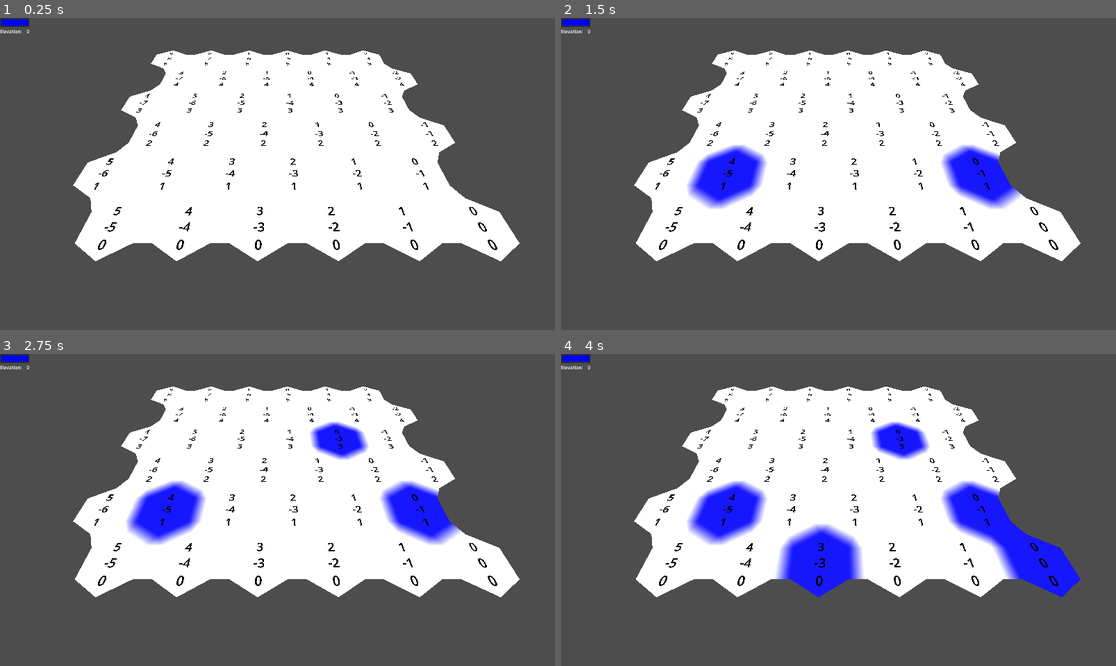
Above: before the commit, frames 1-4 (two rows, left to right).
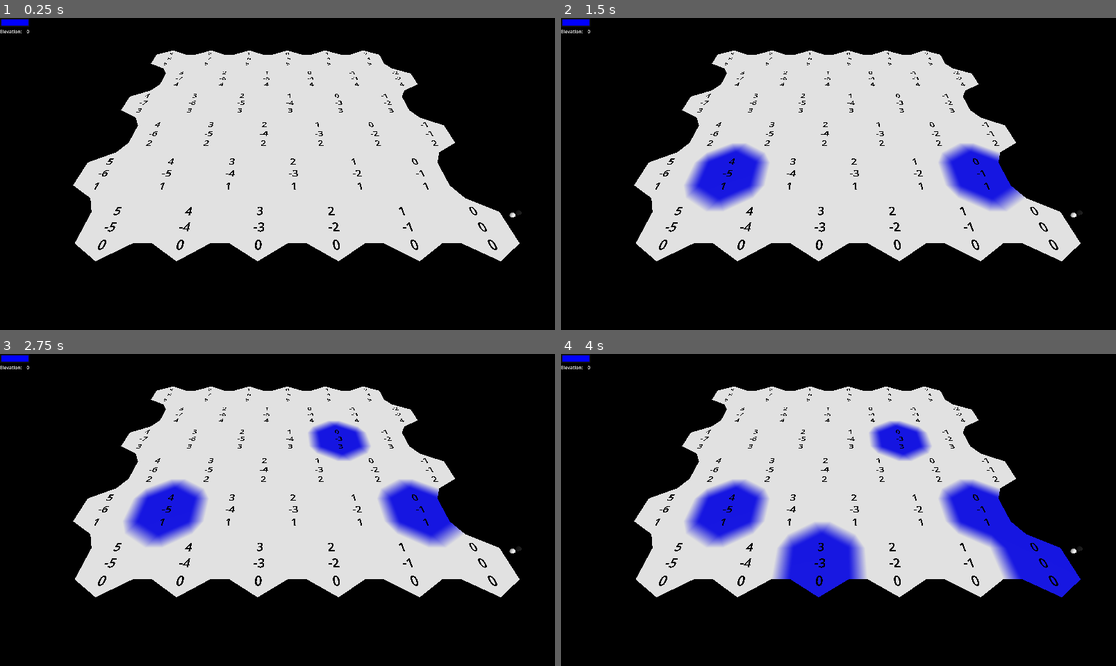
Above: after the commit, the same moments.

Repository: EricSmith3542/godot-hex-grid
Game: Godot game, scene res://node_3d.tscn
The game is run twice, just before and just after one commit, with the same random seed, the same clock (stepped at 60 frames per second) and the same inputs.
Inputs (mouse positions are in pixels of both pictures, inside the frame that each line leads up to):
- Up to frame 1 (0.25 s): no input
- Up to frame 2 (1.5 s): tap Enter at 0.5 s; move the mouse to (960, 158) at 0.52 s; click (960, 158) at 0.67 s; tap Space at 1.25 s; move the mouse to (727, 189) at 1.27 s; click (727, 189) at 1.42 s
- Up to frame 3 (2.75 s): tap Enter at 2 s; move the mouse to (333, 441) at 2.02 s; click (333, 441) at 2.17 s
- Up to frame 4 (4 s): tap Space at 2.75 s; move the mouse to (810, 572) at 2.77 s; click (810, 572) at 2.92 s; tap Enter at 3.5 s; move the mouse to (1005, 556) at 3.52 s; click (1005, 556) at 3.67 s

The runs differ from the first frame. In frame 1, 99% of the frame differs, in the area x 0-100%, y 0-100%; in frame 2, 99%; in frame 3, 99%; in frame 4, 99%.

Commit message:
Cleanup + guide spheres for lighting help

Diff:
--- /dev/null
+++ b/guide_spheres.tscn
@@ -0,0 +1,29 @@
+[gd_scene format=3 uid="uid://bnoaacswo7013"]
+
+[sub_resource type="StandardMaterial3D" id="StandardMaterial3D_etyqp"]
+
+[sub_resource type="SphereMesh" id="SphereMesh_d26ew"]
+
+[sub_resource type="StandardMaterial3D" id="StandardMaterial3D_yodro"]
+albedo_color = Color(0.011087579, 0.011087578, 0.01108758, 1)
+
+[sub_resource type="StandardMaterial3D" id="StandardMaterial3D_ca8xb"]
+metallic = 1.0
+metallic_specular = 1.0
+roughness = 0.0
+
+[node name="GuideSpheres" type="Node3D" unique_id=1713534070]
+
+[node name="MeshInstance3D" type="MeshInstance3D" parent="." unique_id=58005034]
+material_override = SubResource("StandardMaterial3D_etyqp")
+mesh = SubResource("SphereMesh_d26ew")
+
+[node name="MeshInstance3D2" type="MeshInstance3D" parent="." unique_id=1827900164]
+transform = Transform3D(1, 0, 0, 0, 1, 0, 0, 0, 1, 0, 1.2096026, 0)
+material_override = SubResource("StandardMaterial3D_yodro")
+mesh = SubResource("SphereMesh_d26ew")
+
+[node name="MeshInstance3D3" type="MeshInstance3D" parent="." unique_id=263596556]
+transform = Transform3D(1, 0, 0, 0, 1, 0, 0, 0, 1, 0, 2.4185157, 0)
+material_override = SubResource("StandardMaterial3D_ca8xb")
+mesh = SubResource("SphereMesh_d26ew")
--- a/hex_grid.gd
+++ b/hex_grid.gd
@@ -14,7 +14,7 @@
 var cells : Array[HexCell] = []
 
 func _ready() -> void:
-	get_viewport().debug_draw = Viewport.DEBUG_DRAW_WIREFRAME
+	# get_viewport().debug_draw = Viewport.DEBUG_DRAW_WIREFRAME
 
 	var i = 0
 	for z in range(height):
--- a/hex_mesh.gd
+++ b/hex_mesh.gd
@@ -65,7 +65,6 @@
 		add_quad(v1,v2,v3,v4)
 		add_quad_colors(cell.color, cell.color, neighbor.color, neighbor.color)
 
-#	TODO: Find a better null-coalescing approach for gdscript
 	var next_neighbor = cell.get_neighbor(HexMetrics.next_direction(direction))
 	if direction <= HexMetrics.HexDirection.E and next_neighbor:
 		var v5 = v2 + HexMetrics.get_bridge(HexMetrics.next_direction(direction))
--- a/hex_metrics.gd
+++ b/hex_metrics.gd
@@ -12,7 +12,7 @@
 const SOLID_FACTOR : float = 0.75
 const BLEND_FACTOR : float = 1.0 - SOLID_FACTOR
 
-const ELEVATION_STEP : float = 1.0
+const ELEVATION_STEP : float = 3.0
 const TERRACES_PER_SLOPE : int = 2
 const TERRACES_STEPS = TERRACES_PER_SLOPE * 2 + 1
 const HORIZ_TERRACE_STEP_SIZE : float = 1.0 / TERRACES_STEPS
@@ -74,6 +74,6 @@
 	if elevation1 == elevation2:
 		return HexEdgeType.Flat
 	var delta = elevation2 - elevation1
-	if delta == 1 or delta == -1:
+	if delta == HexMetrics.ELEVATION_STEP or delta == -HexMetrics.ELEVATION_STEP:
 		return HexEdgeType.Slope
 	return HexEdgeType.Cliff
--- a/node_3d.tscn
+++ b/node_3d.tscn
@@ -2,8 +2,10 @@
 
 [ext_resource type="PackedScene" uid="uid://diclan2d12k85" path="res://hex_grid.tscn" id="1_a202f"]
 [ext_resource type="Script" uid="uid://b72b3t0garuiy" path="res://debug_camera.gd" id="2_noarx"]
+[ext_resource type="PackedScene" uid="uid://bnoaacswo7013" path="res://guide_spheres.tscn" id="3_a0tk4"]
 
 [sub_resource type="Environment" id="Environment_noarx"]
+background_mode = 1
 
 [sub_resource type="CameraAttributesPractical" id="CameraAttributesPractical_a0tk4"]
 
@@ -19,9 +21,12 @@
 [node name="DirectionalLight3D" type="DirectionalLight3D" parent="." unique_id=168193839]
 transform = Transform3D(1, 0, 0, 0, -0.6659076, 0.7460342, 0, -0.7460342, -0.6659076, 0, 0, 0)
 shadow_enabled = true
-directional_shadow_max_distance = 1000.0
+directional_shadow_max_distance = 3113.8
 sky_mode = 1
 
 [node name="WorldEnvironment" type="WorldEnvironment" parent="." unique_id=1618823404]
 environment = SubResource("Environment_noarx")
 camera_attributes = SubResource("CameraAttributesPractical_a0tk4")
+
+[node name="GuideSpheres" parent="." unique_id=1713534070 instance=ExtResource("3_a0tk4")]
+transform = Transform3D(1, 0, 0, 0, 1, 0, 0, 0, 1, 0, 7.412999, 0)
